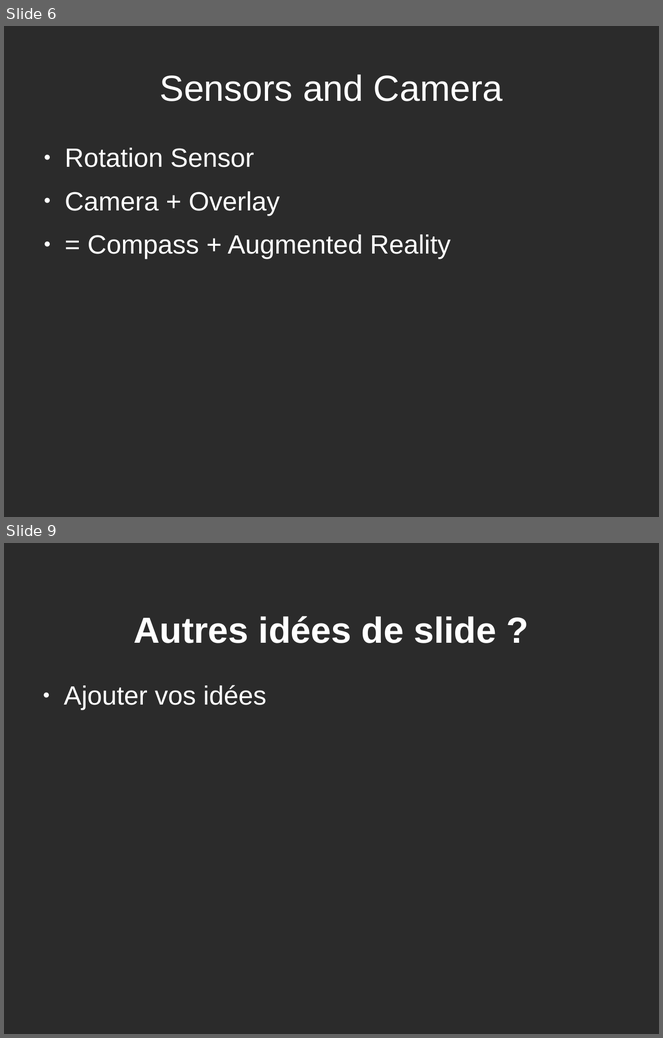
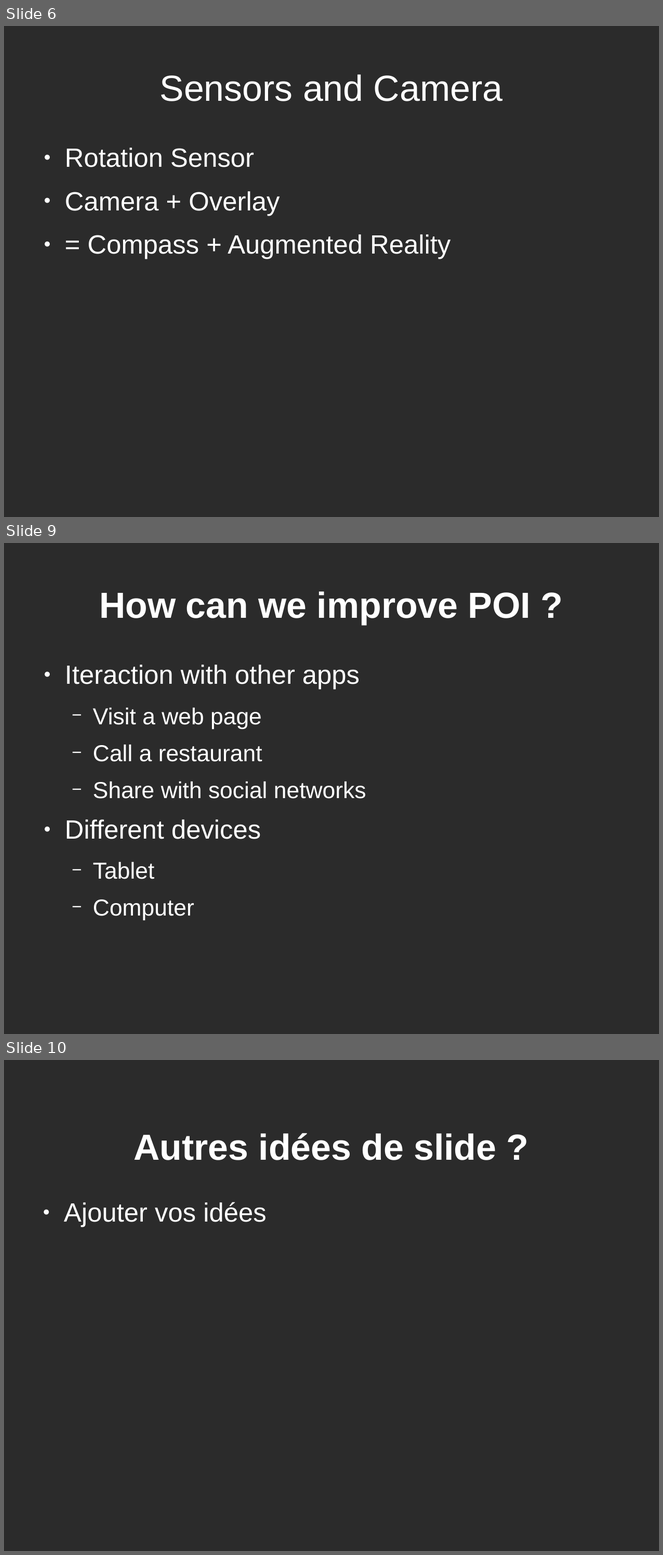
Before and after one commit to dducry/POI, a slide deck: presentationProjetSMS.odp. Shown one above the other, each under a label of ours: slides 6 and 9 before the commit, slides 6, 9 and 10 after it; the slides between them are not shown. The pictures are 663x1038 and 663x1555 pixels, drawn with LibreOffice and Linux fonts; fonts in the diff are those of the drawing; background and template pictures are left out; a plain dark background stands for a picture behind light text. Boxes give left, top, right and bottom in pixels: in the first picture for what was removed or moved away, otherwise in the second. Text is boxed around its words. In the diff, an @@ line names an element or a change of style, - is before the commit and + after.

```diff
--- a/presentationProjetSMS.odp
+++ b/presentationProjetSMS.odp
@@ slide 9 added at bbox=[4, 543, 659, 1034], background picture (left out) @@
@@ title added at bbox=[99, 591, 531, 625], 44 pt, text #FFFFFF, bold @@
+How can we improve POI ?
@@ text added at bbox=[65, 665, 366, 921], 28 pt, text #FFFFFF @@
+● Iteraction with other apps
+  − Visit a web page
+  − Call a restaurant
+  − Share with social networks
+● Different devices
+  − Tablet
+  − Computer
@@ what was slide 9 is now slide 10 @@
```
Also in this commit, not shown: 2 slides changed, 1 other slide added, 1 slide removed.
